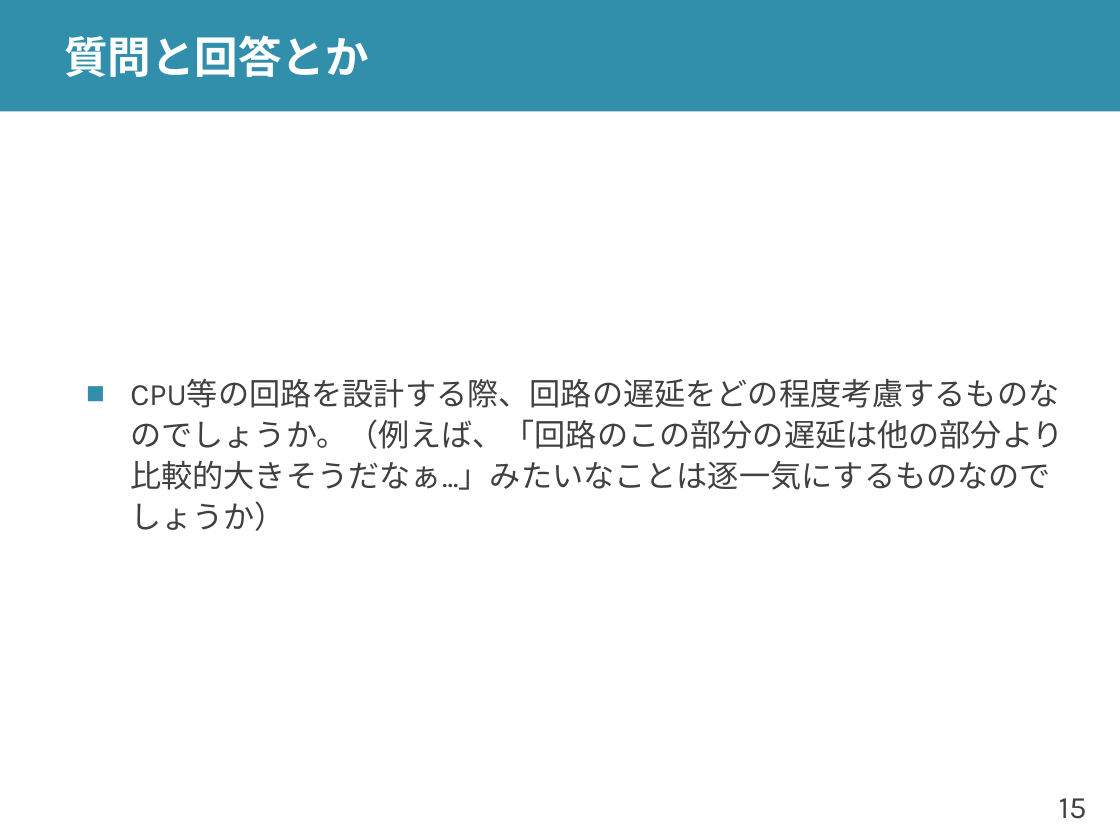
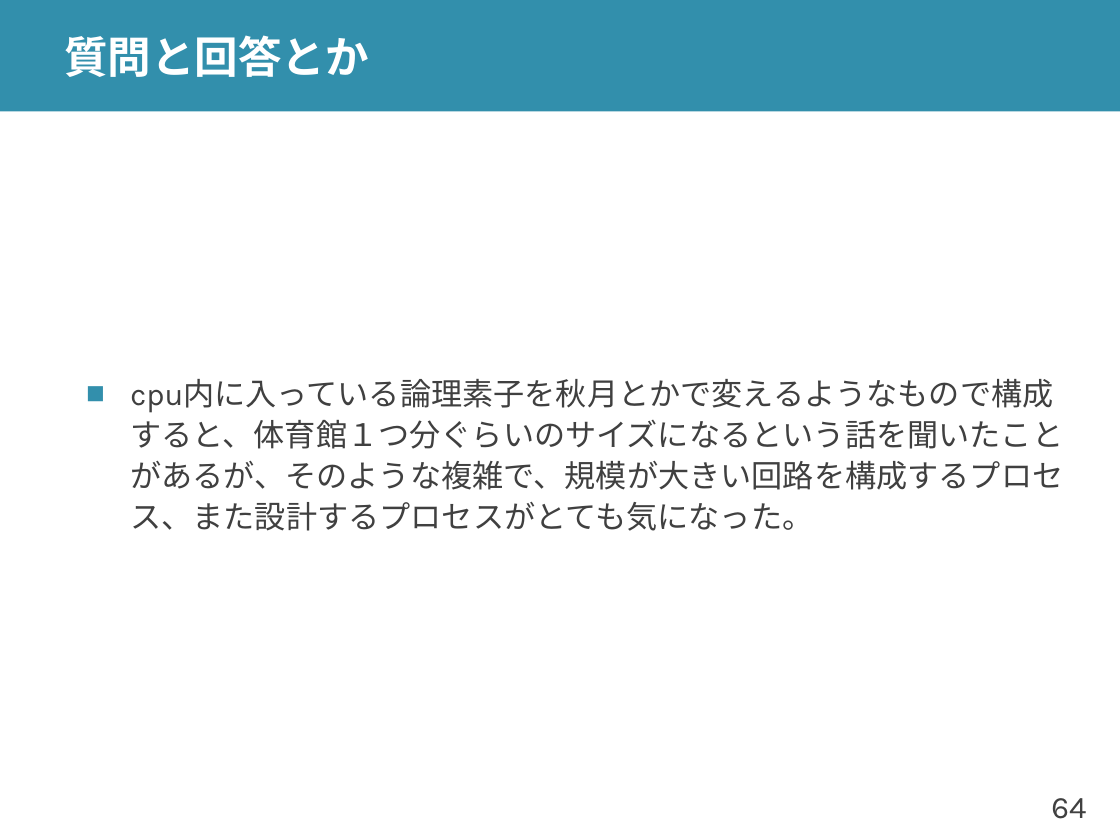
Before and after one commit to shioyadan/advanced-computer-organization, a slide deck: slide 64 of aco-shioya-03.pptx (slide 15 before the commit). Drawn at 1120x840 pixels with LibreOffice and Linux fonts; fonts in the diff are those of the drawing. Boxes give left, top, right and bottom in pixels: in the first picture for what was removed or moved away, otherwise in the second. Text is boxed around its words. In the diff, an @@ line names an element or a change of style, - is before the commit and + after.

```diff
--- a/aco-shioya-03.pptx
+++ b/aco-shioya-03.pptx
@@ text at (130,420,1063,531): text changed @@
-■ CPU等の回路を設計する際、回路の遅延をどの程度考慮するものなのでしょうか。（例えば、「回路のこの部分の遅延は他の部分より比較的大きそうだなぁ...」みたいなことは逐一気にするものなのでしょうか）
+■ cpu内に入っている論理素子を秋月とかで変えるようなもので構成すると、体育館１つ分ぐらいのサイズになるという話を聞いたことがあるが、そのような複雑で、規模が大きい回路を構成するプロセス、また設計するプロセスがとても気になった。
@@ page number at (1051,798,1086,819): text changed @@
-15
+64
```
Also in this commit, not shown: 20 other slides changed, 3 slides added, 10 slides removed, 1 other file.
